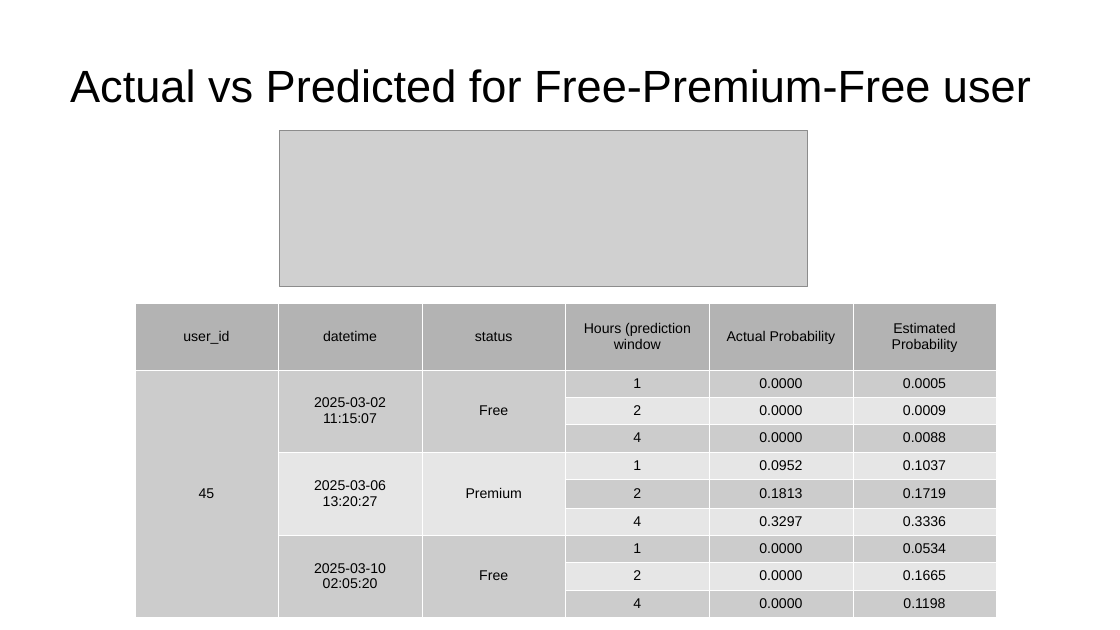
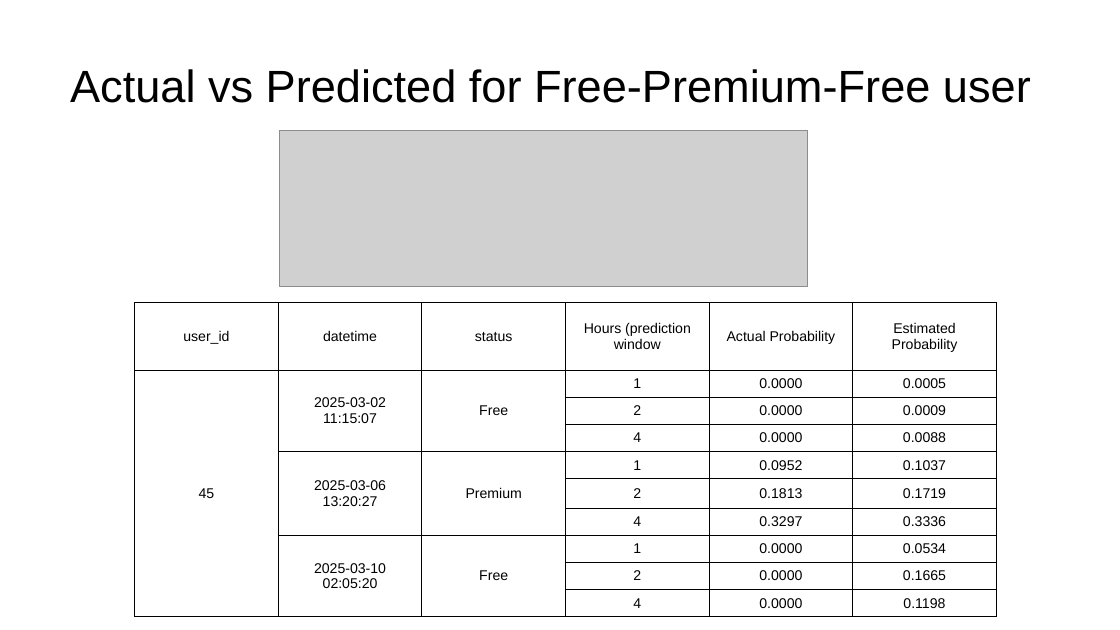
Before and after one commit to martin-merener/graph_ML_and_deep_learning_on_RDBs, a slide deck: slide 14 of Test_with_temporal_user_status.odp. Drawn at 1120x630 pixels with LibreOffice and Linux fonts; fonts in the diff are those of the drawing; grey boxes stand for pictures. Boxes give left, top, right and bottom in pixels: in the first picture for what was removed or moved away, otherwise in the second. Text is boxed around its words. In the diff, an @@ line names an element or a change of style, - is before the commit and + after.

```diff
--- a/Test_with_temporal_user_status.odp
+++ b/Test_with_temporal_user_status.odp
@@ table at (134,303,994,612) @@
@@ fill #B3B3B3 to none in row 1 @@
@@ fill #CCCCCC to none in 20 cells @@
@@ fill #E6E6E6 to none in 14 cells @@
@@ borders changed @@
```
Also in this commit, not shown: 2 other slides changed, 4 slides added, 8 other files.
